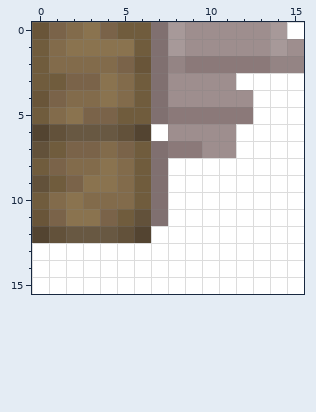
Pixel-art sprite, stored at Assets/Meshs/Blocs/Roads/Bridge.png. That is the earlier state.
The file is 16x16 pixels. Colours within 5 levels of each other are drawn and written as one.
Now the later version:
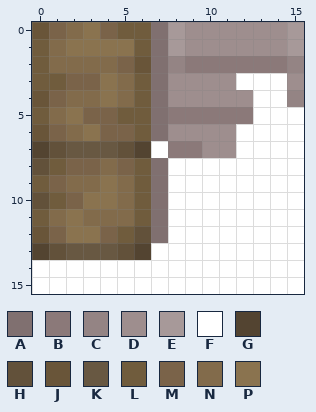
Palette (. is transparent): A #807070  B #8b7979  C #948484  D #9e8e8e  E #a79999  F #ffffff  G #534431  H #62513a  J #695539  K #685842  L #705c3d  M #7a6349  N #826b4b  P #8a734f
Changes in this commit:
@@ x 0..15 @@
- 0 JMNPMLLAEDDDDDEF
- 1 LNPPPPLAEDDDDDED
- 2 LNNNNMJACBBBBBCC
- 3 LLMMPNLADDDDFFFF
- 4 JMNNPNLADDDDDFFF
+ 0 JMNPMLLAEDDDDDDE
+ 1 LNPPPPLAEDDDDDDE
+ 2 LNNNNMJACBBBBBBC
+ 3 LLMMPNLADDDDFFFD
+ 4 JMNNPNLADDDDDFFC
  5 LNPMMLLABBBBBFFF
- 6 GHKKKHGFDDDDFFFF
- 7 HLMMNMLABBDDFFFF
- 8 LMNNPNLAFFFFFFFF
- 9 HLMPPNLAFFFFFFFF
-10 LNPNNNLAFFFFFFFF
-11 JMPPMLHAFFFFFFFF
-12 GHKKKHGFFFFFFFFF
-13 FFFFFFFFFFFFFFFF
+ 6 JMNPMMLADDDDFFFF
+ 7 GHKKKHGFBBDDFFFF
+ 8 HLMMNMLAFFFFFFFF
+ 9 LMNNPNLAFFFFFFFF
+10 HLMPPNLAFFFFFFFF
+11 LNPNNNLAFFFFFFFF
+12 JMPPMLHAFFFFFFFF
+13 GHKKKHGFFFFFFFFF
 14 FFFFFFFFFFFFFFFF
Boxes around the changes in both pictures, in picture pixels (x1, y1, x2, y2):
changed: (270, 22, 304, 107)
changed: (32, 124, 168, 260)
